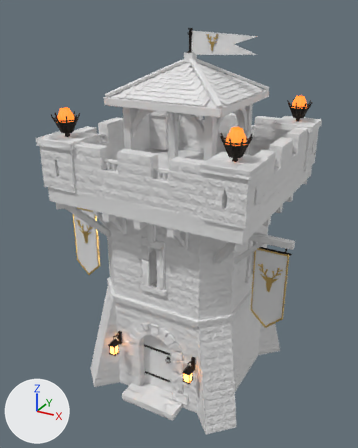
Before and after pictures for a commit that changed the FBX model GameClient/ArtSource/Silverbrook/Watchtower/SilverbrookWatchtower.fbx.
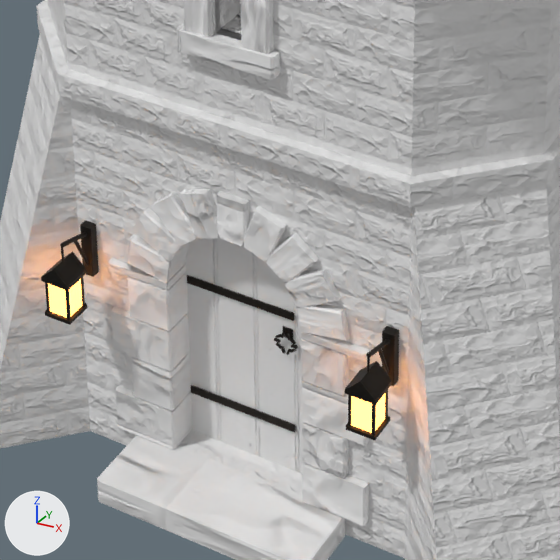
There are two pictures of each version: one whole from a 50 mm camera at (5.3, -10.15, 9.24) aimed at (-0.17, -0.2, 4.26), one close up on the part from 27% to 66% of the width and 62% to 92% of the height. Every picture has the same lights, and +X, +Y and +Z are marked at lower left. The last two pictures show the newer version. Vertices at exactly the same position are counted once.

Names of what the first close-up shows: 'SM_SBWatchtower_Details', 'SM_SBWatchtower_Masonry'.
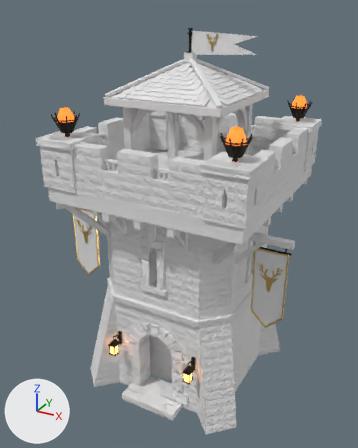
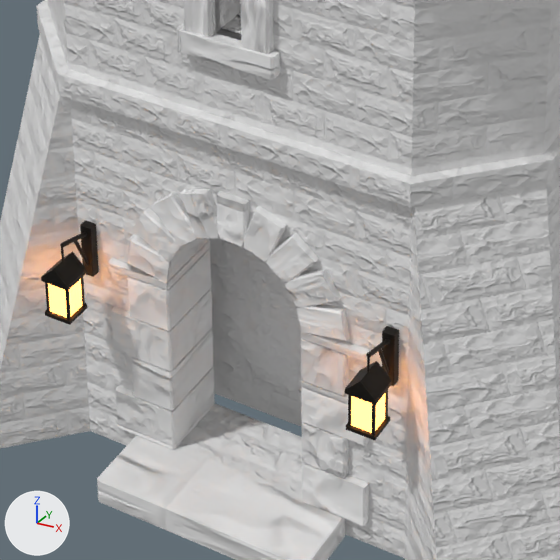
Boxes [x1, y1, x2, y2] around the edits, measured in the close-ups (560 x 560 px):
'SM_SBWatchtower_Details', reshaped: before [41, 220, 399, 473]; after [41, 220, 399, 440]
part 1 of me_sm_sbwatchtower_details, deleted: before [185, 238, 302, 473]

The edits, one by one:
me_sm_sbwatchtower_details is used by ob_sm_sbwatchtower_details; location (0.0, 0.0, 0.0).
me_sm_sbwatchtower_details had 3930 vertices, 2481 faces and spanned x -2.92..2.92, y -2.28..2.28, z 0.17..8.96.
me_sm_sbwatchtower_details no longer uses material mat_sb_doorboards.
me_sm_sbwatchtower_details now has 3764 vertices, 2370 faces and spans x -2.92..2.92, y -2.28..2.28, z 1.21..8.96.
me_sm_sbwatchtower_details part 1: 14 loose pieces with 166 vertices, spanning x -0.47..0.47, y -1.58..-1.47, z 0.17..1.94, are deleted.
